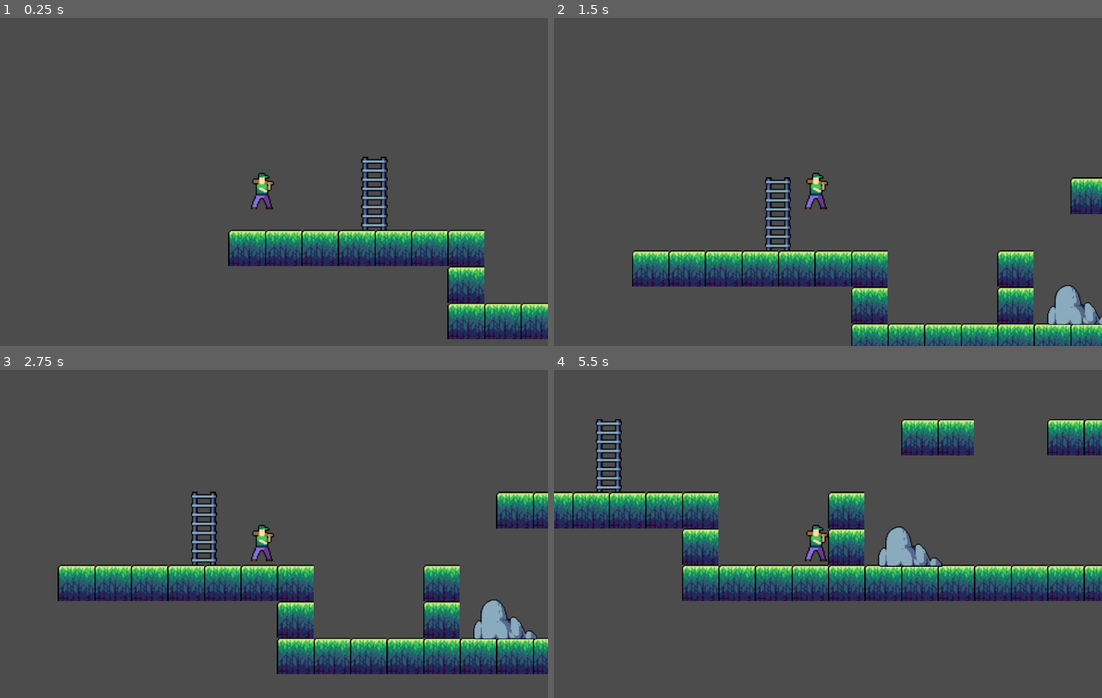
Above: before the commit, frames 1-4 (two rows, left to right).
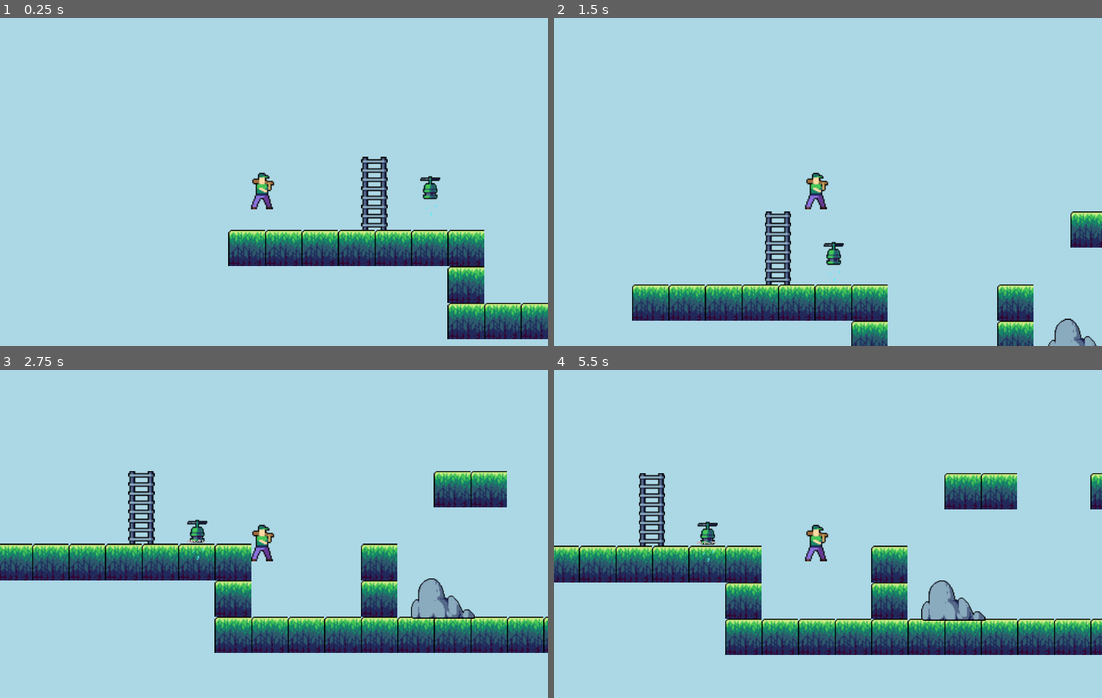
Above: after the commit, the same moments.

Repository: khuongduy354/joplin
Game: Godot game, scene res://Levels/level1.tscn
Two runs of this game, one before a commit and one after it. Both use one fixed random seed, a clock stepped at 60 frames per second and the inputs below.
Inputs:
- Up to frame 1 (0.25 s): no input
- Up to frame 2 (1.5 s): hold Space (space) 0.53-1.28 s; hold Right (ui_right) from 0.53 s (still down); tap Up (ui_up) at 0.77 s; tap Space (space) at 1.35 s
- Up to frame 3 (2.75 s): tap Up (ui_up) at 1.52 s; release Right (ui_right) at 2.03 s; hold Left (ui_left) from 2.03 s (still down); hold Space (space) from 2.03 s (still down)
- Up to frame 4 (5.5 s): release Left (ui_left) at 2.78 s; release Space (space) at 2.78 s; hold Right (ui_right) 2.78-4.28 s; tap Space (space) at 2.85, 4.35 s; tap Up (ui_up) at 3.02, 3.77, 4.52 s; hold Space (space) 3.53-4.28 s; hold Left (ui_left) 4.28-5.03 s; hold Right (ui_right) from 5.03 s (still down); hold Space (space) from 5.03 s (still down)

The runs differ from the first frame. In frame 1, 91% of the frame differs, in the area x 0-100%, y 0-100%; in frame 2, 98%; in frame 3, 100%; in frame 4, 100%.

Commit message:
reflect

Diff:
--- /dev/null
+++ b/developments/heartbeastplatformer/Entity/EnemyPath.gd
@@ -0,0 +1,16 @@
+extends Path2D
+
+
+# Declare member variables here. Examples:
+# var a = 2
+# var b = "text"
+
+
+# Called when the node enters the scene tree for the first time.
+func _ready():
+	$AnimationPlayer.play("looppath")
+
+
+# Called every frame. 'delta' is the elapsed time since the previous frame.
+#func _process(delta):
+#	pass
--- /dev/null
+++ b/developments/heartbeastplatformer/Entity/EnemyPath.tscn
@@ -0,0 +1,54 @@
+[gd_scene load_steps=6 format=2]
+
+[ext_resource path="res://Entity/Enemy.tscn" type="PackedScene" id=1]
+[ext_resource path="res://Entity/EnemyPath.gd" type="Script" id=2]
+
+[sub_resource type="Curve2D" id=1]
+_data = {
+"points": PoolVector2Array( 0, 0, 0, 0, 24, 48, 0, 0, 0, 0, 72, 24, 0, 0, 0, 0, 115.632, 39.1184, 0, 0, 0, 0, 136, 32, 0, 0, 0, 0, 144.999, 40.4533, 0, 0, 0, 0, 168, 48, 0, 0, 0, 0, 176, 80, 0, 0, 0, 0, 120, 112, 0, 0, 0, 0, 48, 96, 0, 0, 0, 0, 24, 48 )
+}
+
+[sub_resource type="Animation" id=2]
+length = 0.001
+tracks/0/type = "value"
+tracks/0/path = NodePath("PathFollow2D:unit_offset")
+tracks/0/interp = 1
+tracks/0/loop_wrap = true
+tracks/0/imported = false
+tracks/0/enabled = true
+tracks/0/keys = {
+"times": PoolRealArray( 0 ),
+"transitions": PoolRealArray( 1 ),
+"update": 0,
+"values": [ 0.0 ]
+}
+
+[sub_resource type="Animation" id=3]
+resource_name = "looppath"
+loop = true
+tracks/0/type = "value"
+tracks/0/path = NodePath("PathFollow2D:unit_offset")
+tracks/0/interp = 1
+tracks/0/loop_wrap = true
+tracks/0/imported = false
+tracks/0/enabled = true
+tracks/0/keys = {
+"times": PoolRealArray( 0, 1 ),
+"transitions": PoolRealArray( 1, 1 ),
+"update": 0,
+"values": [ 0.0, 0.9804 ]
+}
+
+[node name="EnemyPath" type="Path2D"]
+curve = SubResource( 1 )
+script = ExtResource( 2 )
+
+[node name="PathFollow2D" type="PathFollow2D" parent="."]
+position = Vector2( 24, 48 )
+rotation = -0.46365
+
+[node name="Enemy" parent="PathFollow2D" instance=ExtResource( 1 )]
+
+[node name="AnimationPlayer" type="AnimationPlayer" parent="."]
+anims/RESET = SubResource( 2 )
+anims/looppath = SubResource( 3 )
--- a/developments/heartbeastplatformer/Entity/Player.gd
+++ b/developments/heartbeastplatformer/Entity/Player.gd
@@ -10,8 +10,8 @@
 var was_on_floor = is_on_floor()
 var double_jump=1
 var bounce_jump=false # bounce after double jump, runs out after time
+export(Resource) var MovementData
 
-export(Resource) var MovementData
 onready var max_speed = MovementData.max_speed
 onready var jump_height=MovementData.jump_height
 onready var health = MovementData.health
@@ -52,6 +52,7 @@
 
 
 func move(dir):
+	# buffer, coyote, double jump implemented
 	veloc.y+=GRAVITY
 	# coyote allows jump after falling a bit
 	if was_on_floor and !is_on_floor():
@@ -60,14 +61,17 @@
 	if is_on_floor():
 		double_jump=1
 
-	if Input.is_action_just_pressed("space"):
-		if is_on_floor() or !coyoteTimer.is_stopped() or bounce_jump:
+	if Input.is_action_pressed("space"):
+		if is_on_floor() or !coyoteTimer.is_stopped():
 			veloc.y=-jump_height
 			bounce_jump=false
+			GameAudio.play_audio(GameAudio.PLAYER_JUMP)
 		else:
-			if double_jump > 0:
+			if Input.is_action_just_pressed("space") and double_jump > 0:
 				double_jump-=1
 				veloc.y=-jump_height
+				GameAudio.play_audio(GameAudio.PLAYER_JUMP)
+
 			bounce_jump=true
 			$BounceJump.start()
 	move_and_slide(veloc,Vector2.UP)
@@ -82,7 +86,8 @@
 	if state_str == "move":
 		state = MOVE
 
-
+func connect_camera(path):
+	$RemoteTransform2D.remote_path=path
 
 func get_input_direction():
 	var input_dir: Vector2 = Vector2.ZERO
@@ -94,7 +99,8 @@
 	health -= damage
 
 func die():
-	queue_free()
+	remove_child($VisibilityNotifier2D)
+	self.queue_free()
 	emit_signal("player_die")
 
 func _on_Hurtbox_body_entered(body):
@@ -110,3 +116,6 @@
 
 func _on_BounceJump_timeout():
 	bounce_jump=false
+
+func _on_VisibilityNotifier2D_viewport_exited(viewport):
+	die()
--- a/developments/heartbeastplatformer/Entity/Player.tscn
+++ b/developments/heartbeastplatformer/Entity/Player.tscn
@@ -7,7 +7,7 @@
 [sub_resource type="CapsuleShape2D" id=1]
 height = 16.0
 
-[node name="Player" type="KinematicBody2D" groups=["climber"]]
+[node name="Player" type="KinematicBody2D" groups=["checkpointer", "climber"]]
 collision_mask = 6
 script = ExtResource( 2 )
 MovementData = ExtResource( 3 )
@@ -20,10 +20,6 @@
 texture = ExtResource( 1 )
 hframes = 6
 
-[node name="Camera2D" type="Camera2D" parent="."]
-current = true
-zoom = Vector2( 0.5, 0.5 )
-
 [node name="Hurtbox" type="Area2D" parent="."]
 collision_mask = 6
 monitorable = false
@@ -32,12 +28,18 @@
 polygon = PoolVector2Array( -20, 24, -15, 24, -12, 14, -10, 14, -7, 24, -1, 24, -5, 12, -5, 7, -5, 4, -7, 1, -8, -4, -13, -4, -13, 1, -16, 3, -16, 12, -17, 15 )
 
 [node name="BounceJump" type="Timer" parent="."]
-wait_time = 0.15
+wait_time = 0.2
 one_shot = true
 
 [node name="CoyoteJump" type="Timer" parent="."]
 wait_time = 0.15
 one_shot = true
 
+[node name="RemoteTransform2D" type="RemoteTransform2D" parent="."]
+
+[node name="VisibilityNotifier2D" type="VisibilityNotifier2D" parent="."]
+
 [connection signal="body_entered" from="Hurtbox" to="." method="_on_Hurtbox_body_entered"]
 [connection signal="timeout" from="BounceJump" to="." method="_on_BounceJump_timeout"]
+[connection signal="screen_exited" from="VisibilityNotifier2D" to="." method="_on_VisibilityNotifier2D_screen_exited"]
+[connection signal="viewport_exited" from="VisibilityNotifier2D" to="." method="_on_VisibilityNotifier2D_viewport_exited"]
--- /dev/null
+++ b/developments/heartbeastplatformer/GameAudio.gd
@@ -0,0 +1,16 @@
+extends Node
+
+const PLAYER_JUMP = preload("res://mixkit-retro-game-notification-212.wav")
+
+
+func play_audio(type):
+	for audio in self.get_children():
+		if not audio.playing:
+			audio.stream = type
+			audio.play()
+			break
+
+
+# Called every frame. 'delta' is the elapsed time since the previous frame.
+#func _process(delta):
+#	pass
--- /dev/null
+++ b/developments/heartbeastplatformer/GameAudio.tscn
@@ -0,0 +1,28 @@
+[gd_scene load_steps=3 format=2]
+
+[ext_resource path="res://mixkit-retro-game-notification-212.wav" type="AudioStream" id=1]
+[ext_resource path="res://GameAudio.gd" type="Script" id=2]
+
+[node name="Node2D" type="Node2D"]
+script = ExtResource( 2 )
+
+[node name="Audio" type="AudioStreamPlayer2D" parent="."]
+stream = ExtResource( 1 )
+
+[node name="Audio2" type="AudioStreamPlayer2D" parent="."]
+stream = ExtResource( 1 )
+
+[node name="Audio3" type="AudioStreamPlayer2D" parent="."]
+stream = ExtResource( 1 )
+
+[node name="Audio4" type="AudioStreamPlayer2D" parent="."]
+stream = ExtResource( 1 )
+
+[node name="Audio5" type="AudioStreamPlayer2D" parent="."]
+stream = ExtResource( 1 )
+
+[node name="Audio6" type="AudioStreamPlayer2D" parent="."]
+stream = ExtResource( 1 )
+
+[node name="Audio7" type="AudioStreamPlayer2D" parent="."]
+stream = ExtResource( 1 )
--- /dev/null
+++ b/developments/heartbeastplatformer/Levels/Checkpoint.gd
@@ -0,0 +1,23 @@
+extends Area2D
+
+signal body_checkpointed
+# Declare member variables here. Examples:
+# var a = 2
+# var b = "text"
+const fountain_off = preload("res://tileset/3 Objects/Fountain/1.png")
+const fountain_on = preload("res://tileset/3 Objects/Fountain/2.png")
+
+# Called when the node enters the scene tree for the first time.
+func _ready():
+	pass # Replace with function body.
+
+
+# Called every frame. 'delta' is the elapsed time since the previous frame.
+#func _process(delta):
+#	pass
+
+
+func _on_Checkpoint_body_entered(body):
+	if body.is_in_group("checkpointer"):
+		$Sprite.texture = fountain_on
+		emit_signal("body_checkpointed")
--- /dev/null
+++ b/developments/heartbeastplatformer/Levels/Checkpoint.tscn
@@ -0,0 +1,15 @@
+[gd_scene load_steps=3 format=2]
+
+[ext_resource path="res://tileset/3 Objects/Fountain/1.png" type="Texture" id=1]
+[ext_resource path="res://Levels/Checkpoint.gd" type="Script" id=2]
+
+[node name="Checkpoint" type="Area2D"]
+script = ExtResource( 2 )
+
+[node name="Sprite" type="Sprite" parent="."]
+texture = ExtResource( 1 )
+
+[node name="CollisionPolygon2D" type="CollisionPolygon2D" parent="."]
+polygon = PoolVector2Array( -31, 34, -32, 22, -6, 22, -6, 7, -22, 7, -24, -3, -5, -4, -4, -19, -12, -19, -13, -25, 11, -25, 9, -19, 1, -18, 2, -6, 22, -4, 19, 7, 5, 6, 4, 21, 31, 21, 29, 36, -31, 36 )
+
+[connection signal="body_entered" from="." to="." method="_on_Checkpoint_body_entered"]
--- a/developments/heartbeastplatformer/Ladder.tscn
+++ b/developments/heartbeastplatformer/Levels/Ladder.tscn
@@ -2,7 +2,7 @@
 
 [ext_resource path="res://tileset/3 Objects/Other/Ladder2.png" type="Texture" id=1]
 [ext_resource path="res://tileset/3 Objects/Other/Ladder1.png" type="Texture" id=2]
-[ext_resource path="res://Ladder.gd" type="Script" id=3]
+[ext_resource path="res://Levels/Ladder.gd" type="Script" id=3]
 
 [sub_resource type="RectangleShape2D" id=1]
 extents = Vector2( 8, 32 )
--- a/developments/heartbeastplatformer/Levels/Platform.gd
+++ b/developments/heartbeastplatformer/Levels/Platform.gd
@@ -2,6 +2,7 @@
 
 
 var player = load("res://Entity/Player.tscn")
+onready var spawn_point = $spawnpoint
 # Declare member variables here. Examples:
 # var a = 2
 # var b = "text"
@@ -10,11 +11,17 @@
 # Called when the node enters the scene tree for the first time.
 func _ready():
 	spawn_player()
+	VisualServer.set_default_clear_color(Color.lightblue)
+	$Checkpoint.connect("body_checkpointed",self,"check_point")
+
+func check_point():
+	spawn_point.position=$Checkpoint.position
 
 func spawn_player():
 	var player_instance:Player = player.instance()
-	player_instance.position = $spawnpoint.position
+	player_instance.position = spawn_point.position
 	player_instance.connect("player_die",self,"spawn_player")
+	player_instance.connect_camera($Camera2D.get_path())
 	add_child(player_instance)
 # Called every frame. 'delta' is the elapsed time since the previous frame.
 #func _process(delta):
--- a/developments/heartbeastplatformer/Levels/level1.tscn
+++ b/developments/heartbeastplatformer/Levels/level1.tscn
@@ -1,10 +1,13 @@
-[gd_scene load_steps=9 format=2]
+[gd_scene load_steps=12 format=2]
 
 [ext_resource path="res://tileset/Tile_01.png" type="Texture" id=1]
 [ext_resource path="res://Levels/Platform.gd" type="Script" id=2]
 [ext_resource path="res://Levels/Spikes.tscn" type="PackedScene" id=3]
 [ext_resource path="res://Entity/Enemy.tscn" type="PackedScene" id=4]
-[ext_resource path="res://Ladder.tscn" type="PackedScene" id=5]
+[ext_resource path="res://Levels/Ladder.tscn" type="PackedScene" id=5]
+[ext_resource path="res://Entity/EnemyPath.tscn" type="PackedScene" id=6]
+[ext_resource path="res://Levels/Checkpoint.tscn" type="PackedScene" id=7]
+[ext_resource path="res://SmashEnemy.tscn" type="PackedScene" id=8]
 
 [sub_resource type="ConvexPolygonShape2D" id=2]
 points = PoolVector2Array( 0, 0, 32, 0, 32, 32, 0, 32 )
@@ -92,3 +95,17 @@
 
 [node name="Ladder" parent="." instance=ExtResource( 5 )]
 position = Vector2( 96, 80 )
+
+[node name="EnemyPath" parent="." instance=ExtResource( 6 )]
+position = Vector2( 504, 80 )
+scale = Vector2( 0.681741, 0.949237 )
+
+[node name="Camera2D" type="Camera2D" parent="."]
+current = true
+zoom = Vector2( 0.5, 0.5 )
+
+[node name="Checkpoint" parent="." instance=ExtResource( 7 )]
+position = Vector2( 528, 32 )
+
+[node name="SmashEnemy" parent="." instance=ExtResource( 8 )]
+position = Vector2( 152, 32 )
--- /dev/null
+++ b/developments/heartbeastplatformer/SmashEnemy.gd
@@ -0,0 +1,62 @@
+extends KinematicBody2D
+
+
+# Declare member variables here. Examples:
+# var a = 2
+# var b = "text"
+enum {UP, SMASH,IDLE}
+var state = SMASH
+var veloc = Vector2(0,10)
+var mock_position =Vector2.ZERO
+onready var idle_timer = $IdleTimer
+
+export var idle_time = 1
+export var smash_height = 100
+export var up_veloc = -2
+export var smash_veloc = 4
+# Called when the node enters the scene tree for the first time.
+func _ready():
+	idle_timer.wait_time = idle_time
+func _physics_process(delta):
+	print(state)
+	match state:
+		UP:
+			move_up()
+		SMASH:
+			smash()
+		IDLE:
+			idle()
+
+func idle():
+	veloc.y = 0
+	if idle_timer.is_stopped():
+		idle_timer.start()
+	$Particles2D.emitting = true
+
+func smash():
+	veloc.y=smash_veloc
+	var collider = move_and_collide(veloc)
+	if collider != null:
+		mock_position = self.position
+		state = IDLE
+
+func move_up():
+	$Particles2D.emitting = false
+	veloc.y=up_veloc
+	if mock_position.distance_to(self.position) > smash_height:
+		state = SMASH
+	move_and_collide(veloc)
+
+# Called every frame. 'delta' is the elapsed time since the previous frame.
+#func _process(delta):
+#	pass
+
+
+func _on_Area2D_body_entered(body):
+	if body is Player:
+		if body.has_method("die"):
+			body.die()
+
+
+func _on_IdleTimer_timeout():
+	state = UP
--- /dev/null
+++ b/developments/heartbeastplatformer/SmashEnemy.tscn
@@ -0,0 +1,95 @@
+[gd_scene load_steps=9 format=2]
+
+[ext_resource path="res://players + enemies art/5/Attack.png" type="Texture" id=1]
+[ext_resource path="res://SmashEnemy.gd" type="Script" id=2]
+
+[sub_resource type="Animation" id=1]
+resource_name = "New Anim"
+
+[sub_resource type="Animation" id=2]
+length = 0.001
+tracks/0/type = "value"
+tracks/0/path = NodePath("Attack:frame")
+tracks/0/interp = 1
+tracks/0/loop_wrap = true
+tracks/0/imported = false
+tracks/0/enabled = true
+tracks/0/keys = {
+"times": PoolRealArray( 0 ),
+"transitions": PoolRealArray( 1 ),
+"update": 0,
+"values": [ 3 ]
+}
+
+[sub_resource type="Animation" id=3]
+resource_name = "down"
+tracks/0/type = "value"
+tracks/0/path = NodePath("Attack:frame")
+tracks/0/interp = 1
+tracks/0/loop_wrap = true
+tracks/0/imported = false
+tracks/0/enabled = true
+tracks/0/keys = {
+"times": PoolRealArray( 0 ),
+"transitions": PoolRealArray( 1 ),
+"update": 1,
+"values": [ 3 ]
+}
+
+[sub_resource type="CapsuleShape2D" id=4]
+height = 0.0
+
+[sub_resource type="CircleShape2D" id=5]
+
+[sub_resource type="ParticlesMaterial" id=6]
+emission_shape = 2
+emission_box_extents = Vector3( 8, 1, 1 )
+flag_disable_z = true
+gravity = Vector3( 0, -5, 0 )
+orbit_velocity = 0.0
+orbit_velocity_random = 0.0
+damping = 0.32
+angle = 360.0
+angle_random = 0.39
+color = Color( 0.784314, 0.698039, 0.698039, 1 )
+
+[node name="SmashEnemy" type="KinematicBody2D"]
+position = Vector2( 48, 24 )
+script = ExtResource( 2 )
+
+[node name="AnimationPlayer" type="AnimationPlayer" parent="."]
+"anims/New Anim" = SubResource( 1 )
+anims/RESET = SubResource( 2 )
+anims/down = SubResource( 3 )
+
+[node name="Attack" type="Sprite" parent="."]
+scale = Vector2( 0.796296, 1 )
+texture = ExtResource( 1 )
+hframes = 4
+frame = 3
+
+[node name="CollisionShape2D" type="CollisionShape2D" parent="."]
+position = Vector2( -8, 0 )
+shape = SubResource( 4 )
+
+[node name="Area2D" type="Area2D" parent="."]
+position = Vector2( 0, 8 )
+
+[node name="CollisionShape2D" type="CollisionShape2D" parent="Area2D"]
+position = Vector2( -8, 0 )
+shape = SubResource( 5 )
+
+[node name="Particles2D" type="Particles2D" parent="."]
+position = Vector2( -8, 8 )
+emitting = false
+amount = 32
+one_shot = true
+speed_scale = 0.95
+explosiveness = 1.0
+process_material = SubResource( 6 )
+
+[node name="IdleTimer" type="Timer" parent="."]
+one_shot = true
+
+[connection signal="body_entered" from="Area2D" to="." method="_on_Area2D_body_entered"]
+[connection signal="timeout" from="IdleTimer" to="." method="_on_IdleTimer_timeout"]
--- a/developments/heartbeastplatformer/project.godot
+++ b/developments/heartbeastplatformer/project.godot
@@ -35,6 +35,10 @@
 config/name="HeartBeastPlatformer"
 run/main_scene="res://Levels/level1.tscn"
 config/icon="res://icon.png"
+
+[autoload]
+
+GameAudio="*res://GameAudio.tscn"
 
 [display]
 
Renamed: developments/heartbeastplatformer/Ladder.gd -> developments/heartbeastplatformer/Levels/Ladder.gd
Not shown, added: developments/heartbeastplatformer/mixkit-retro-game-notification-212.wav.import
Not shown, added: developments/heartbeastplatformer/mixkit-retro-game-notification-212.wav
